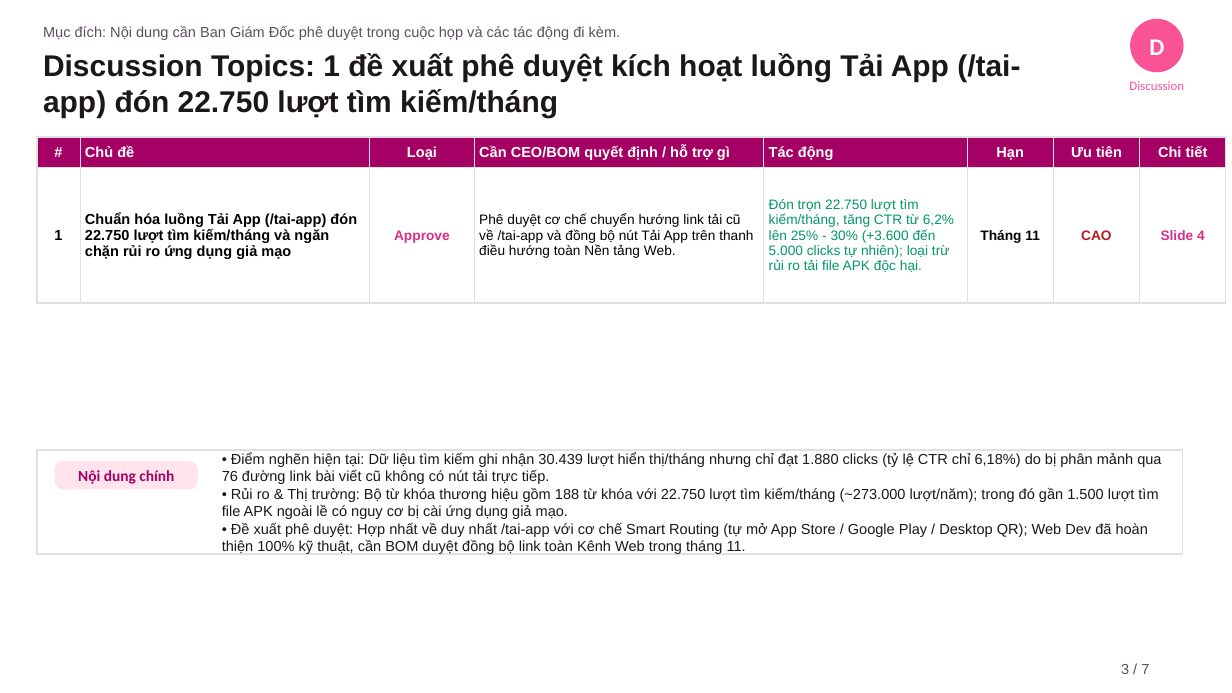
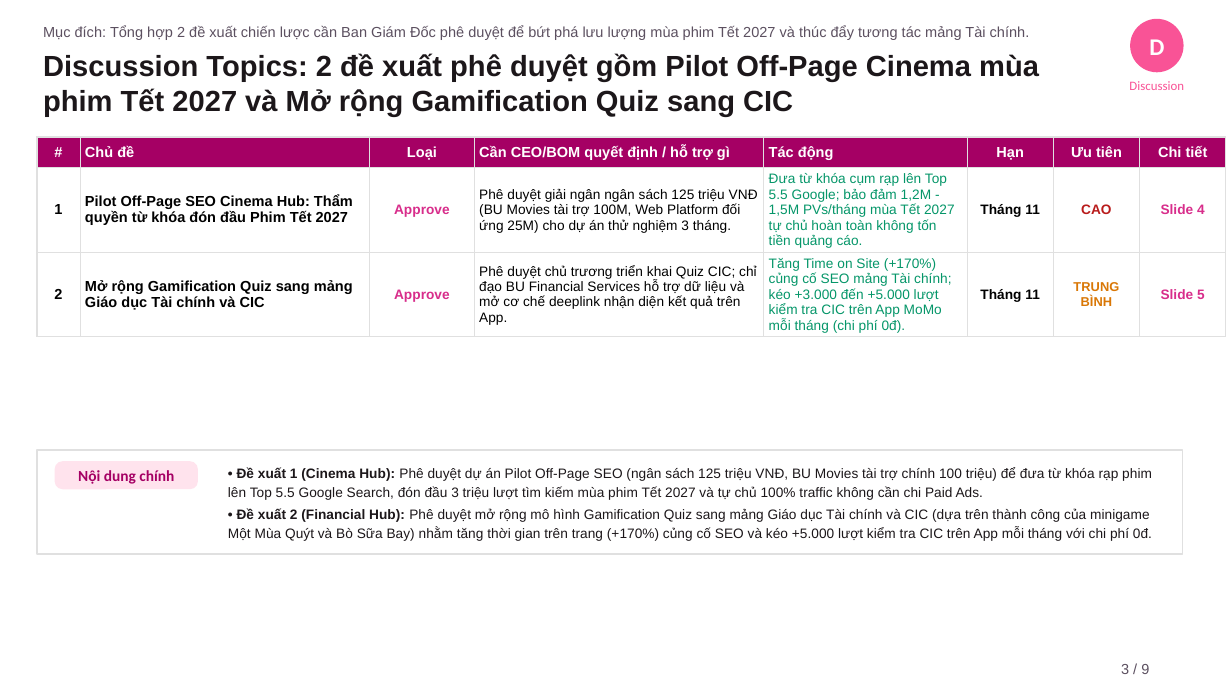
Before and after one commit to stormhoang/hienho-knowledgebase, a slide deck: slide 3 of 07_REPORTS/docs/presentations/Web_Platform_Thang_10_2026_Pyramid.pptx. Drawn at 1232x693 pixels with LibreOffice and Linux fonts; fonts in the diff are those of the drawing. Boxes give left, top, right and bottom in pixels: in the first picture for what was removed or moved away, otherwise in the second. Text is boxed around its words. In the diff, an @@ line names an element or a change of style, - is before the commit and + after.

```diff
--- a/07_REPORTS/docs/presentations/Web_Platform_Thang_10_2026_Pyramid.pptx
+++ b/07_REPORTS/docs/presentations/Web_Platform_Thang_10_2026_Pyramid.pptx
@@ text at bbox=[43, 26, 1030, 40]: text changed @@
-Mục đích: Nội dung cần Ban Giám Đốc phê duyệt trong cuộc họp và các tác động đi kèm.
+Mục đích: Tổng hợp 2 đề xuất chiến lược cần Ban Giám Đốc phê duyệt để bứt phá lưu lượng mùa phim Tết 2027 và thúc đẩy tương tác mảng Tài chính.
@@ text at bbox=[43, 53, 1039, 116]: text changed; size 17.5 to 17 pt @@
-Discussion Topics: 1 đề xuất phê duyệt kích hoạt luồng Tải App (/tai-app) đón 22.750 lượt tìm kiếm/tháng
+Discussion Topics: 2 đề xuất phê duyệt gồm Pilot Off-Page Cinema mùa phim Tết 2027 và Mở rộng Gamification Quiz sang CIC
@@ table at bbox=[37, 137, 1226, 337] @@
-row 2: 1 | Chuẩn hóa luồng Tải App (/tai-app) đón 22.750 lượt tìm kiếm/tháng và ngăn chặn rủi ro ứng dụng giả mạo | Approve | Phê duyệt cơ chế chuyển hướng link tải cũ về /tai-app và đồng bộ nút Tải App trên thanh điều hướng toàn Nền tảng Web. | Đón trọn 22.750 lượt tìm kiếm/tháng, tăng CTR từ 6,2% lên 25% - 30% (+3.600 đến 5.000 clicks tự nhiên); loại trừ rủi ro tải file APK độc hại. | Tháng 11 | CAO | Slide 4
+row 2: 1 | Pilot Off-Page SEO Cinema Hub: Thẩm quyền từ khóa đón đầu Phim Tết 2027 | Approve | Phê duyệt giải ngân ngân sách 125 triệu VNĐ (BU Movies tài trợ 100M, Web Platform đối ứng 25M) cho dự án thử nghiệm 3 tháng. | Đưa từ khóa cụm rạp lên Top 5.5 Google; bảo đảm 1,2M - 1,5M PVs/tháng mùa Tết 2027 tự chủ hoàn toàn không tốn tiền quảng cáo. | Tháng 11 | CAO | Slide 4
+row 3: 2 | Mở rộng Gamification Quiz sang mảng Giáo dục Tài chính và CIC | Approve | Phê duyệt chủ trương triển khai Quiz CIC; chỉ đạo BU Financial Services hỗ trợ dữ liệu và mở cơ chế deeplink nhận diện kết quả trên App. | Tăng Time on Site (+170%) củng cố SEO mảng Tài chính; kéo +3.000 đến +5.000 lượt kiểm tra CIC trên App MoMo mỗi tháng (chi phí 0đ). | Tháng 11 | TRUNG BÌNH | Slide 5
@@ text at bbox=[228, 467, 1152, 541]: text changed; size 8.5 to 8 pt @@
-• Điểm nghẽn hiện tại: Dữ liệu tìm kiếm ghi nhận 30.439 lượt hiển thị/tháng nhưng chỉ đạt 1.880 clicks (tỷ lệ CTR chỉ 6,18%) do bị phân mảnh qua 76 đường link bài viết cũ không có nút tải trực tiếp.
-• Rủi ro & Thị trường: Bộ từ khóa thương hiệu gồm 188 từ khóa với 22.750 lượt tìm kiếm/tháng (~273.000 lượt/năm); trong đó gần 1.500 lượt tìm file APK ngoài lề có nguy cơ bị cài ứng dụng giả mạo.
-• Đề xuất phê duyệt: Hợp nhất về duy nhất /tai-app với cơ chế Smart Routing (tự mở App Store / Google Play / Desktop QR); Web Dev đã hoàn thiện 100% kỹ thuật, cần BOM duyệt đồng bộ link toàn Kênh Web trong tháng 11.
+• Đề xuất 1 (Cinema Hub): Phê duyệt dự án Pilot Off-Page SEO (ngân sách 125 triệu VNĐ, BU Movies tài trợ chính 100 triệu) để đưa từ khóa rạp phim lên Top 5.5 Google Search, đón đầu 3 triệu lượt tìm kiếm mùa phim Tết 2027 và tự chủ 100% traffic không cần chi Paid Ads.
+• Đề xuất 2 (Financial Hub): Phê duyệt mở rộng mô hình Gamification Quiz sang mảng Giáo dục Tài chính và CIC (dựa trên thành công của minigame Một Mùa Quýt và Bò Sữa Bay) nhằm tăng thời gian trên trang (+170%) củng cố SEO và kéo +5.000 lượt kiểm tra CIC trên App mỗi tháng với chi phí 0đ.
@@ text at bbox=[1121, 664, 1149, 674]: text changed @@
-3 / 7
+3 / 9
```
Also in this commit, not shown: 5 other slides changed, 2 slides added, 5 other files.
